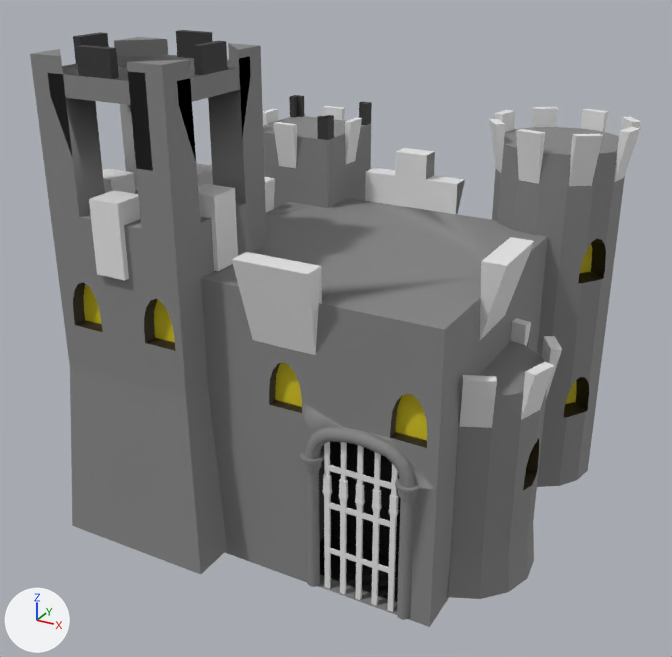
Before and after pictures for a commit that changed the FBX model Models/castle.fbx.
Camera for both pictures: a 50 mm camera at (6.05, -11.95, 8.65) aimed at (-0.31, -0.38, 2.86). Every picture has the same lights, and +X, +Y and +Z are marked at lower left. Where no turn or scale is listed for an object, it has been applied to the vertices. Vertices at the same position are counted once.

Script lines for the objects in view, before the commit:
```python
ob_cube = bpy.data.objects.new('Cube', me_cube_004)
ob_cube.location = (1.16, -1.99, 1.34)
ob_cube.rotation_euler = (0.0, 3.142, 0.0)  # degrees (0, 180, 0)
ob_cube.scale = (-1.0, -0.431, -1.42)
ob_cube_002 = bpy.data.objects.new('Cube.002', me_cube_002)
ob_cube_002.location = (-2.04, 1.86, 2.69)
ob_cube_004 = bpy.data.objects.new('Cube.004', me_cube_009)
ob_cube_004.location = (1.25, -2.57, 1.38)
ob_cube_006 = bpy.data.objects.new('Cube.006', me_cube_007)
ob_cube_006.location = (-2.19, -2.05, 1.32)
# also in view: 'Cylinder.001' at (2.19, 2.35, 2.84); 'Cylinder.002' at (0.17, -0.42, 2.52); 'Cylinder' at (2.52, -0.98, 1.69); 'Cube.007' at (1.5, -2.57, 1.16); 'Cube.001' at (0.75, -2.57, 1.16)
```
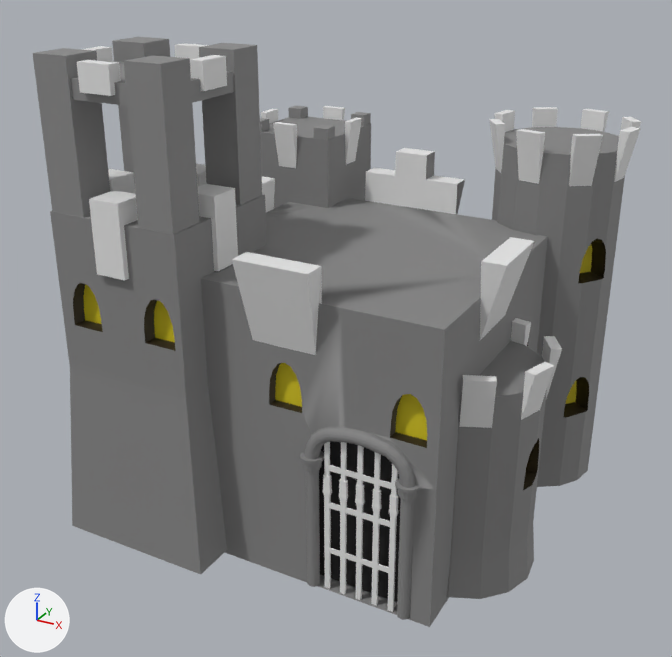
The newer file is also rescaled (x25.0) as a whole; pictures and numbers use the older file's frame.

What differs and where, as boxes [x1, y1, x2, y2] in the pictures (672 x 657 px):
'Cube.006', reshaped (8% narrower, 24% shorter)
    before: [30, 30, 267, 575]
    after: [50, 163, 267, 575]
'Cube.011', added
    after: [32, 37, 262, 301]
'Cube.002', reshaped (10% shorter)
    before: [263, 95, 372, 209]
    after: [260, 106, 371, 209]
'Cube', turned
    both: [319, 441, 401, 602]
'Cube.014', added
    after: [77, 43, 207, 96]
'Cube.012', added
    after: [70, 61, 234, 106]
'Cube.013', added
    after: [81, 46, 227, 91]
'Cube.015', added
    after: [260, 106, 371, 140]
part 1 of me_cube_002, cut back
    before: [263, 95, 372, 140]
    after: [263, 117, 371, 140]
part 2 of me_cube_007, cut back
    before: [30, 30, 265, 234]
    after: [50, 195, 264, 234]

Diff of the bpy script that builds the scene:
```diff
--- a/Models/castle.fbx.py
+++ b/Models/castle.fbx.py
@@ me_cube_002 @@
-me_cube_002.from_pydata(...)  # 201 vertices, 141 faces; spans x -0.89..0.89, y -0.89..0.89, z -2.71..3.07
+me_cube_002.from_pydata(...)  # 160 vertices, 96 faces; spans x -0.89..0.89, y -0.89..0.89, z -2.71..2.91
+# me_cube_002 part 1
+# 41 vertices are removed from x -0.77..0.77, y -0.77..0.77, z 2.71..3.07
+# 46 faces are deleted
+# 1 new face joins them, mat_material_002 (grey #858585)
 me_cube_002.materials.append(mat_material_002)
 me_cube_002.materials.append(mat_material_001)
-me_cube_002.materials.append(mat_material_003)  # black #333333
 me_cube_002.materials.append(mat_material_007)
@@ me_cube_007 @@
-me_cube_007.from_pydata(...)  # 258 vertices, 160 faces; spans x -1.24..1.24, y -1.24..1.24, z -1.37..5.91
+me_cube_007.from_pydata(...)  # 150 vertices, 85 faces; spans x -1.24..1.24, y -1.24..1.24, z -1.37..4.01
+# me_cube_007 part 2
+# 108 vertices are removed from x -1.05..1.05, y -1.05..1.05, z 3.71..5.91
+# 76 faces are deleted
+# 1 new face joins them, mat_material_002 (grey #858585)
 me_cube_007.materials.append(mat_material_002)
 me_cube_007.materials.append(mat_material_001)
-me_cube_007.materials.append(mat_material_003)  # black #333333
 me_cube_007.materials.append(mat_material_007)
@@ ob_cube @@
 ob_cube.location = (1.16, -1.99, 1.34)
-ob_cube.rotation_euler = (0.0, 3.142, 0.0)  # degrees (0, 180, 0)
+ob_cube.rotation_euler = (-3.142, 0.0, 0.0)  # degrees (-180, 0, 0)
 ob_cube.scale = (-1.0, -0.431, -1.42)
@@ ob_cube_013 @@
+ob_cube_013 = bpy.data.objects.new('Cube.013', me_cube_003)  # a box spanning x -0.1..0.1, y -0.25..0.25, z -0.19..0.19; a box spanning x 1.8..2.0, y -0.25..0.25, z -0.19..0.19; in mat_material_001 (white #e7e7e7)
+ob_cube_013.location = (-3.13, -2.07, 6.86)
@@ ob_cube_012 @@
+ob_cube_012 = bpy.data.objects.new('Cube.012', me_cube_001)  # a box spanning x -1.0..1.0, y -1.0..1.0, z -1.0..1.0; in mat_material_000 (grey #8a8a8a)
+ob_cube_012.location = (-2.19, -2.05, 6.69)
+ob_cube_012.rotation_euler = (0.0, 0.0, -3.142)  # degrees (0, 0, -180)
+ob_cube_012.scale = (-1.0, -1.0, -0.133)
@@ ob_cube_014 @@
+ob_cube_014 = bpy.data.objects.new('Cube.014', me_cube_005)  # a box spanning x -0.25..0.25, y -0.1..0.1, z -0.19..0.19; a box spanning x -0.25..0.25, y -2.04..-1.84, z -0.19..0.19; in mat_material_001 (white #e7e7e7)
+ob_cube_014.location = (-2.18, -1.1, 6.86)
@@ ob_cube_011 @@
+ob_cube_011 = bpy.data.objects.new('Cube.011', me_cube)  # a box spanning x -1.0..1.0, y -1.0..1.0, z -1.0..1.0; a box spanning x 4.33..6.33, y -1.0..1.0, z -1.0..1.0; a box spanning x -1.0..1.0, y -6.37..-4.37, z -1.0..1.0; a box spanning x 4.33..6.33, y -6.37..-4.37, z -1.0..1.0; in mat_material_000 (grey #8a8a8a)
+ob_cube_011.location = (-2.92, -1.32, 5.58)
+ob_cube_011.rotation_euler = (0.0, 0.0, -3.142)  # degrees (0, 0, -180)
+ob_cube_011.scale = (-0.279, -0.279, -1.52)
@@ ob_cube_015 @@
+ob_cube_015 = bpy.data.objects.new('Cube.015', me_mesh)  # a box spanning x -0.13..0.13, y -0.13..0.13, z -0.13..0.13; a box spanning x -1.39..-1.14, y -0.13..0.13, z -0.13..0.13; a box spanning x -0.13..0.13, y 1.15..1.41, z -0.13..0.13; a box spanning x -1.39..-1.14, y 1.15..1.41, z -0.13..0.13; in mat_material_000 (grey #8a8a8a)
+ob_cube_015.location = (-1.41, 1.22, 5.45)
```
